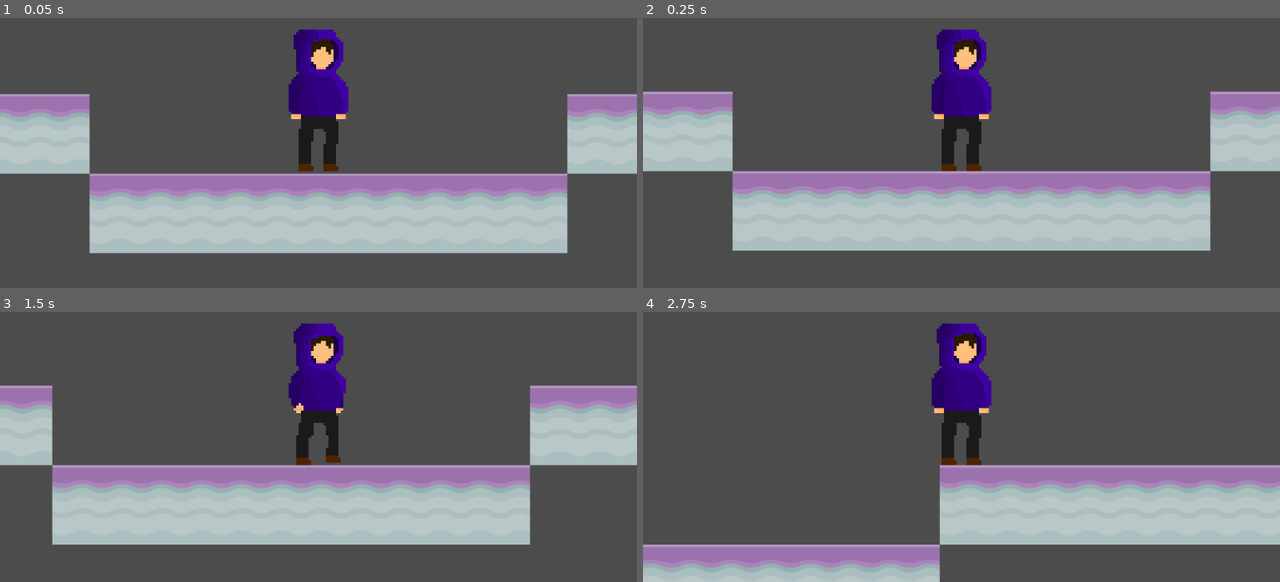
Above: before the commit, frames 1-4 (two rows, left to right).
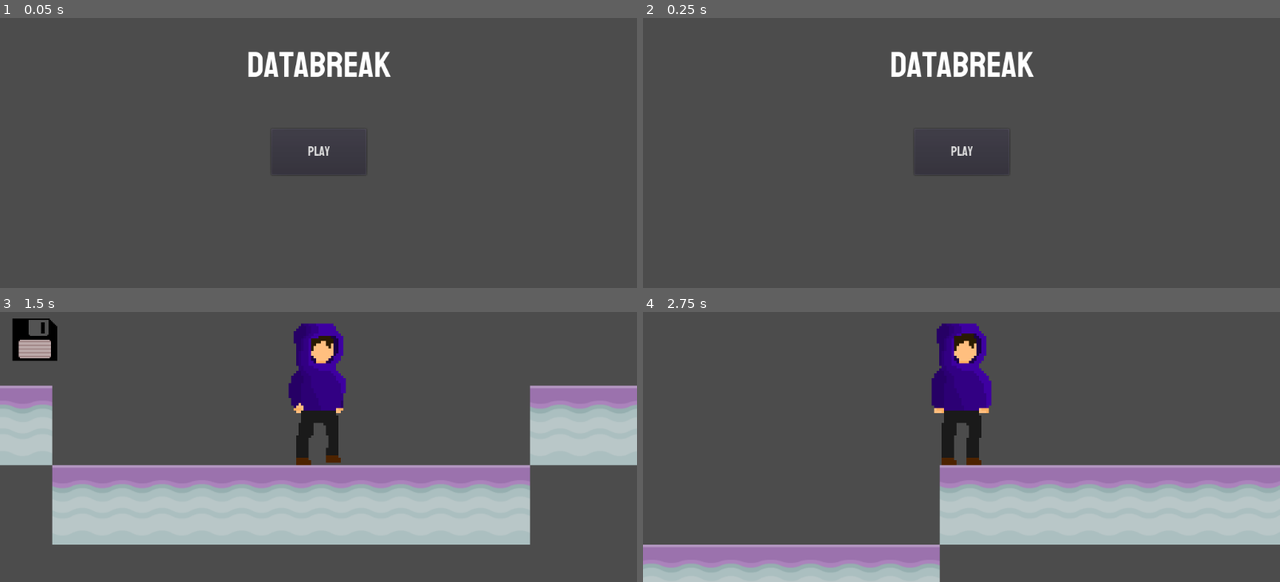
Above: after the commit, the same moments.

Repository: ncbarber/final-Databreak
Game: Godot game, scene res://src/ScreenStart/ScreenStart.tscn
Two runs of this game, one before a commit and one after it. Both use one fixed random seed, a clock stepped at 60 frames per second and the inputs below. Before the commit the project starts from res://src/Level/Level.tscn.
Inputs (mouse positions are in pixels of both pictures, inside the frame that each line leads up to):
- Up to frame 1 (0.05 s): no input
- Up to frame 2 (0.25 s): no input
- Up to frame 3 (1.5 s): click (318, 447) at 0.5 s, where only the run after the commit has a clickable "Play"; hold Right (move_right) from 1.28 s (still down)
- Up to frame 4 (2.75 s): keep holding Right (move_right); tap Space (jump) at 1.52, 2.27 s

The runs differ from the first frame. In frame 1, 34% of the frame differs, in the area x 0-100%, y 4-88%; in frame 2, 34%; in frame 3, 0.9%; in frame 4, nothing differs.

Commit message:
Add instances of basic Data Collectables in Level

Diff:
--- a/project/project.godot
+++ b/project/project.godot
@@ -11,7 +11,7 @@
 [application]
 
 config/name="final-Databreak"
-run/main_scene="res://src/Level/Level.tscn"
+run/main_scene="res://src/ScreenStart/ScreenStart.tscn"
 config/icon="res://icon.png"
 
 [input]
--- a/project/src/Collectables/Data/FloppyDisk.tscn
+++ b/project/src/Collectables/Data/FloppyDisk.tscn
@@ -46,11 +46,13 @@
 [node name="FloppyDisk" type="Area2D"]
 
 [node name="AnimatedSprite" type="AnimatedSprite" parent="."]
+scale = Vector2( 0.5, 0.5 )
 frames = SubResource( 7 )
 animation = "idle"
-frame = 1
+frame = 4
 playing = true
 
 [node name="CollisionShape2D" type="CollisionShape2D" parent="."]
-position = Vector2( -2.38109, -4.7622 )
+position = Vector2( -0.396835, -3.57166 )
+scale = Vector2( 0.5, 0.5 )
 shape = SubResource( 8 )
--- a/project/src/Collectables/Data/USB.tscn
+++ b/project/src/Collectables/Data/USB.tscn
@@ -47,11 +47,14 @@
 [node name="USB" type="Area2D"]
 
 [node name="AnimatedSprite" type="AnimatedSprite" parent="."]
+scale = Vector2( 0.5, 0.5 )
 frames = SubResource( 7 )
 animation = "idle"
+frame = 3
 playing = true
 
 [node name="CollisionShape2D" type="CollisionShape2D" parent="."]
-position = Vector2( -8.5416, -18.1198 )
+position = Vector2( -4.61298, -9.70131 )
 rotation = -0.776126
+scale = Vector2( 0.5, 0.5 )
 shape = SubResource( 8 )
--- a/project/src/Level/Level.gd
+++ b/project/src/Level/Level.gd
@@ -1,15 +1,31 @@
 extends Node2D
 
 const SPAWN_POSITION := Vector2(496,460)
+const USB_POSITION := Vector2(8, 380)
+const FLOPPY_POSITION := Vector2(100, 380)
 
 var player : KinematicBody2D
+var usb : Area2D
+var floppy : Area2D
 
 
 func _ready():
 	_make_player()
+	_make_USB()
+	_make_Floppy_Disk()
 
 
 func _make_player() -> void:
 	player = load("res://src/Player/Player.tscn").instance()
 	player.position = SPAWN_POSITION
 	call_deferred("add_child", player)
+
+func _make_USB() -> void:
+	usb = load("res://src/Collectables/Data/USB.tscn").instance()
+	usb.position = USB_POSITION
+	call_deferred("add_child", usb)
+
+func _make_Floppy_Disk() -> void:
+	floppy = load("res://src/Collectables/Data/FloppyDisk.tscn").instance()
+	floppy.position = FLOPPY_POSITION
+	call_deferred("add_child", floppy)
